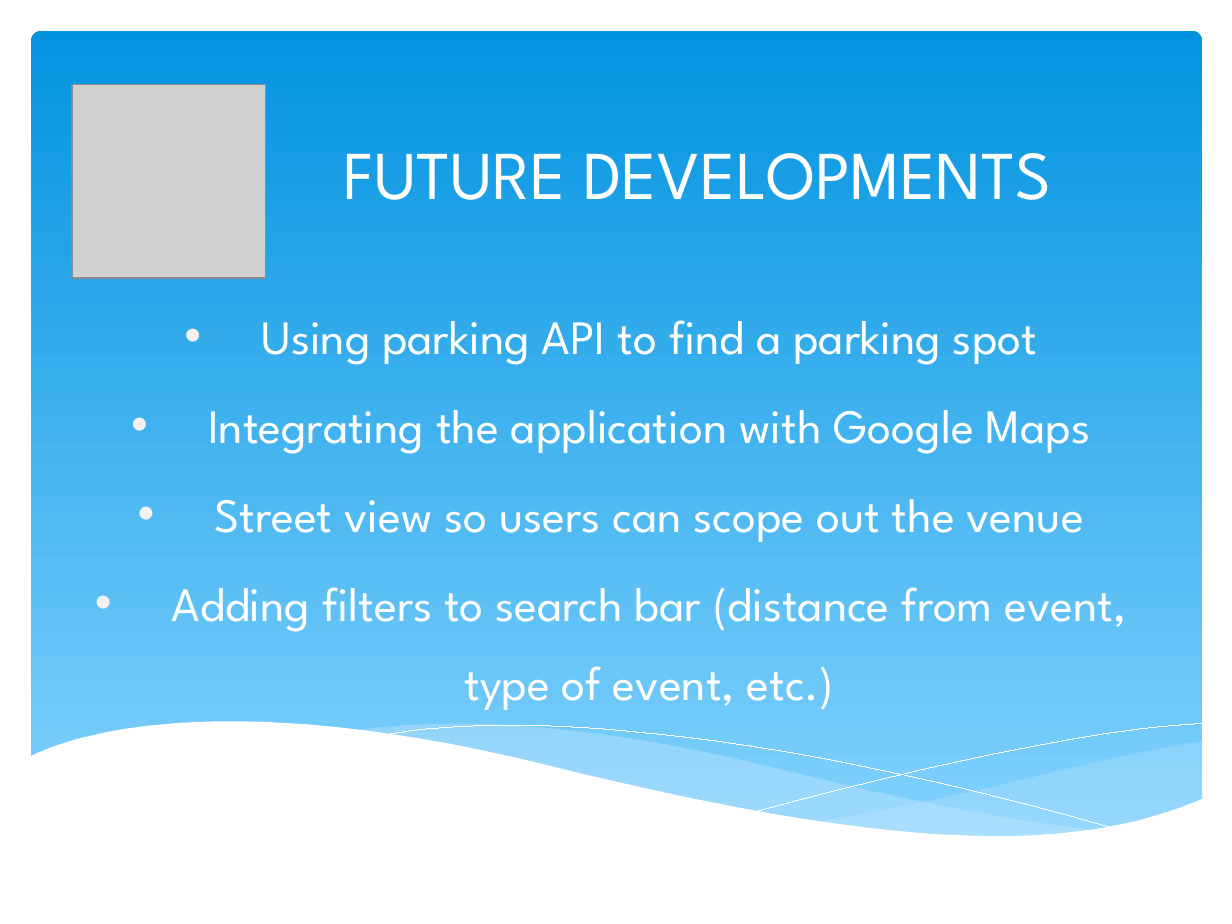
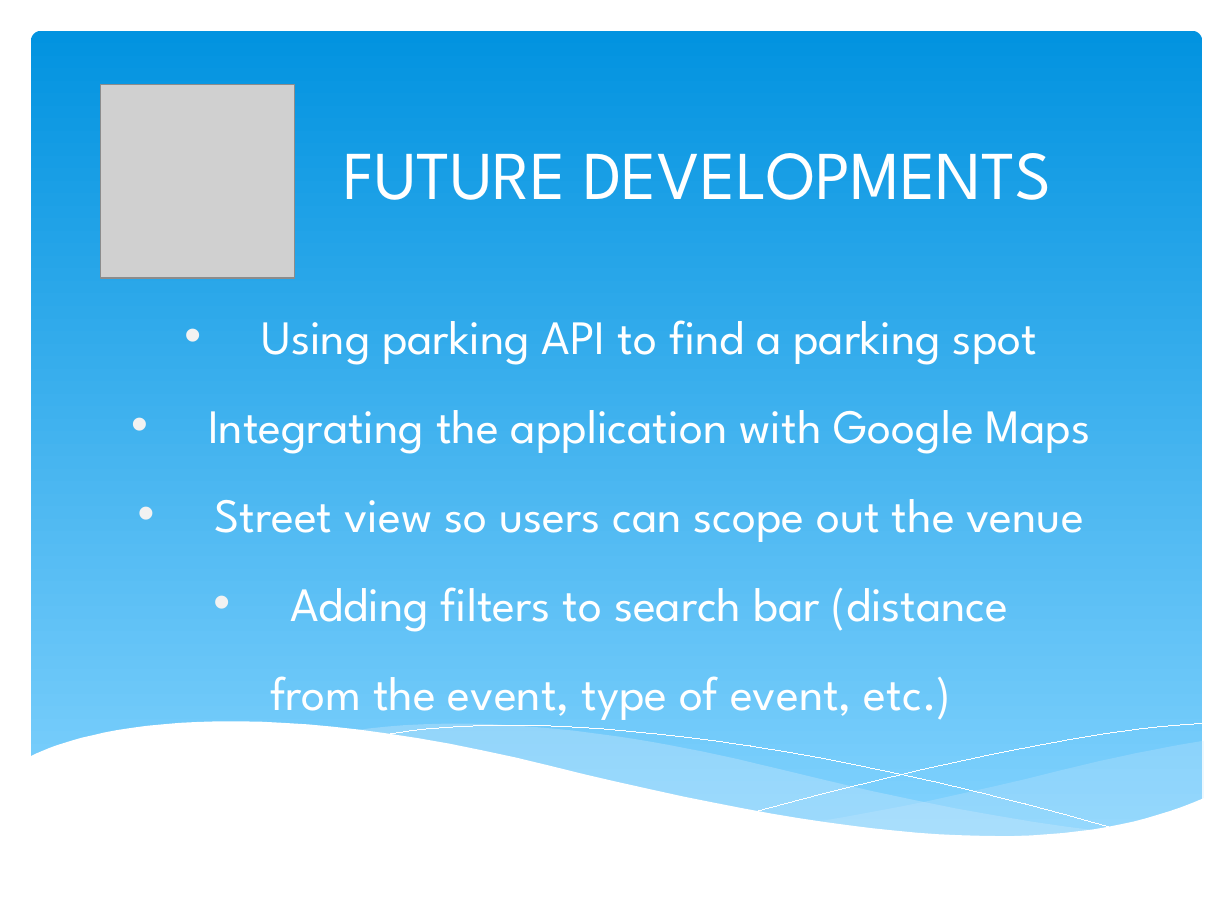
Before and after one commit to BradFabian/weatherEvent, a slide deck: slide 6 of presentation.pptx. Drawn at 1232x924 pixels with LibreOffice and Linux fonts; fonts in the diff are those of the drawing; grey boxes stand for pictures. Boxes give left, top, right and bottom in pixels: in the first picture for what was removed or moved away, otherwise in the second. Text is boxed around its words. In the diff, an @@ line names an element or a change of style, - is before the commit and + after.

```diff
--- a/presentation.pptx
+++ b/presentation.pptx
@@ picture: place and size @@
-picture at box(73, 85, 266, 278)
+picture at box(101, 85, 294, 278)
@@ subtitle at box(270, 587, 1009, 724): text changed @@
-• Adding filters to search bar (distance from event, type of event, etc.)
+• Adding filters to search bar (distance
+from the event, type of event, etc.)
```
Also in this commit, not shown: 3 other slides changed, 3 other files.
